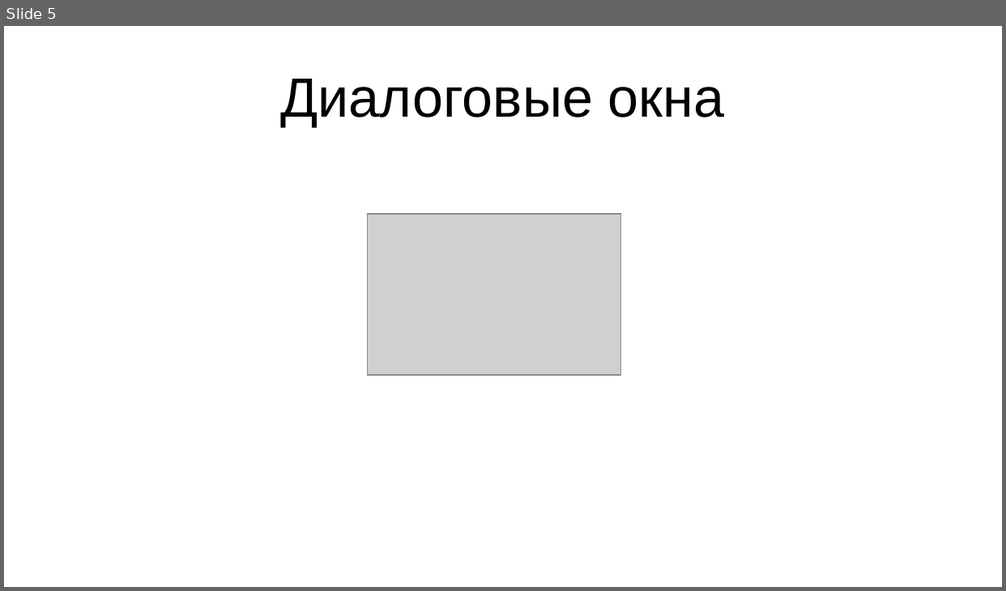
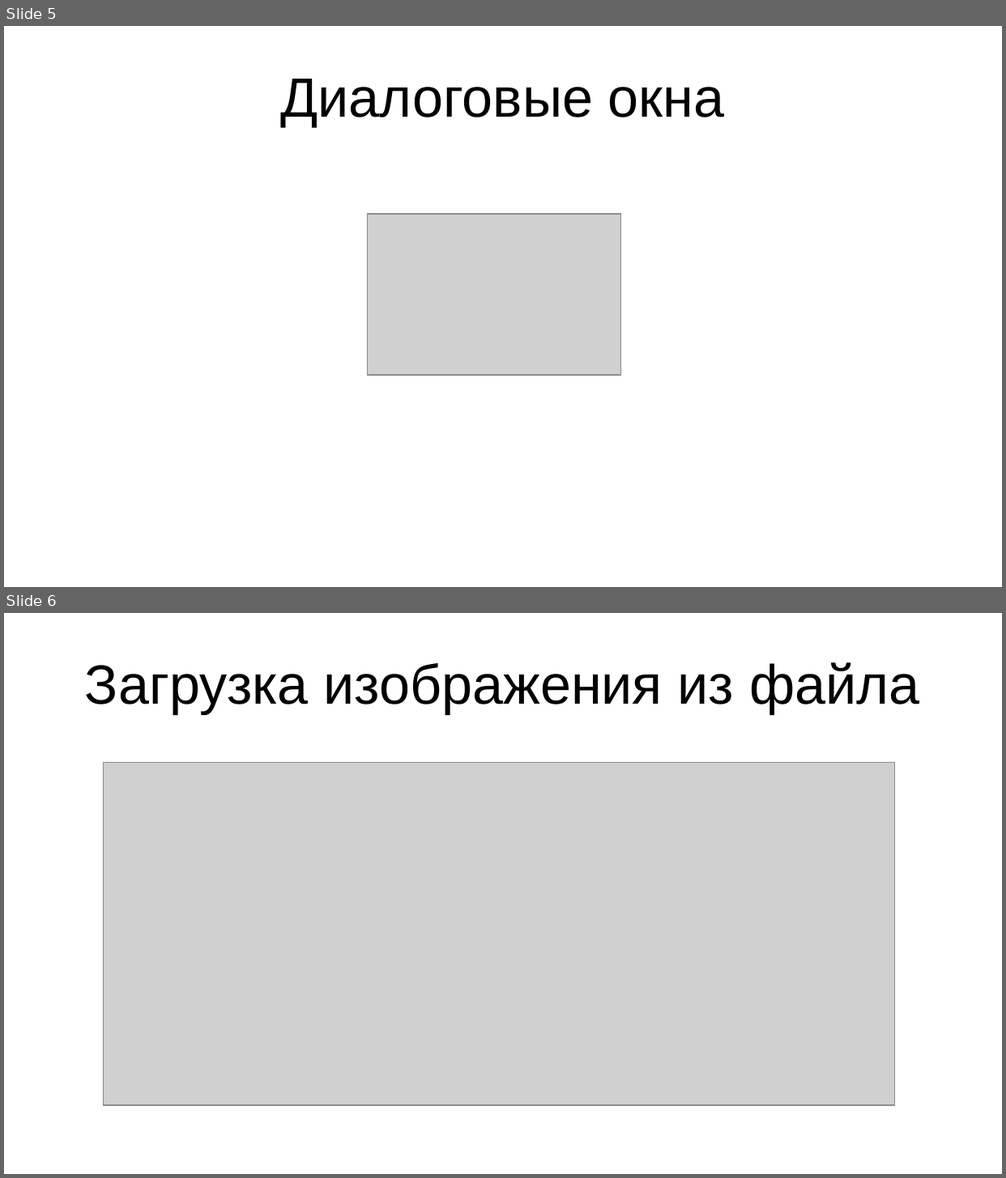
Before and after one commit to Ruslan-7AMR77/Arcanoid, a slide deck: PyGame Миндубаев Юртаев.odp. Shown one above the other, each under a label of ours: slide 5 before the commit, slides 5 and 6 after it. The pictures are 1006x591 and 1006x1178 pixels, drawn with LibreOffice and Linux fonts; fonts in the diff are those of the drawing; grey boxes stand for pictures. Boxes give left, top, right and bottom in pixels: in the first picture for what was removed or moved away, otherwise in the second. Text is boxed around its words. In the diff, an @@ line names an element or a change of style, - is before the commit and + after.

```diff
--- a/PyGame Миндубаев Юртаев.odp
+++ b/PyGame Миндубаев Юртаев.odp
@@ slide 6 added at box(4, 613, 1002, 1174), background #FFFFFF @@
@@ title added at box(85, 662, 919, 714), 44 pt, text #000000 @@
+Загрузка изображения из файла
@@ picture added at box(104, 762, 895, 1105) @@
```
Also in this commit, not shown: 1 slide changed, 7 other slides added.
